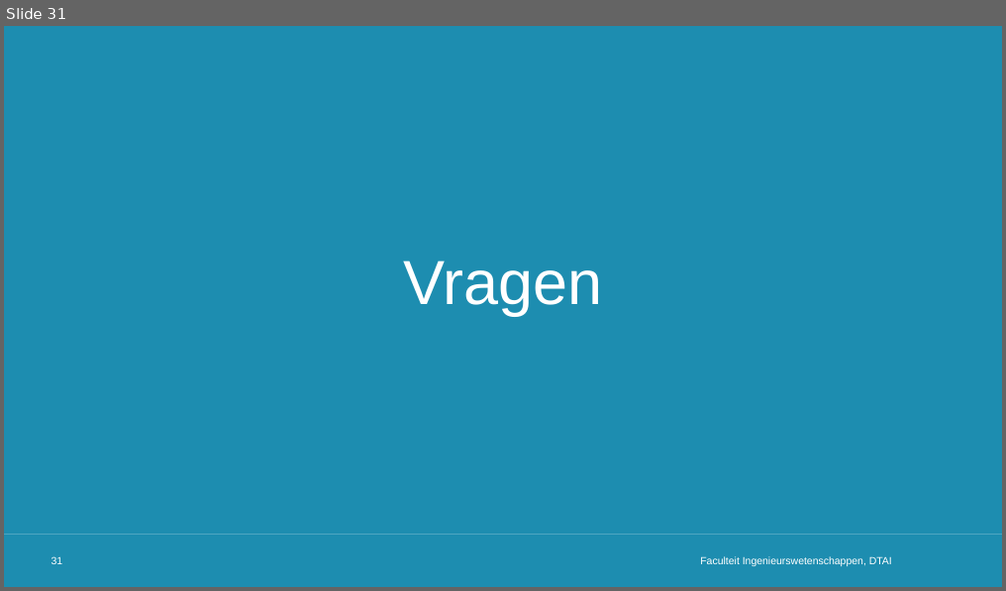
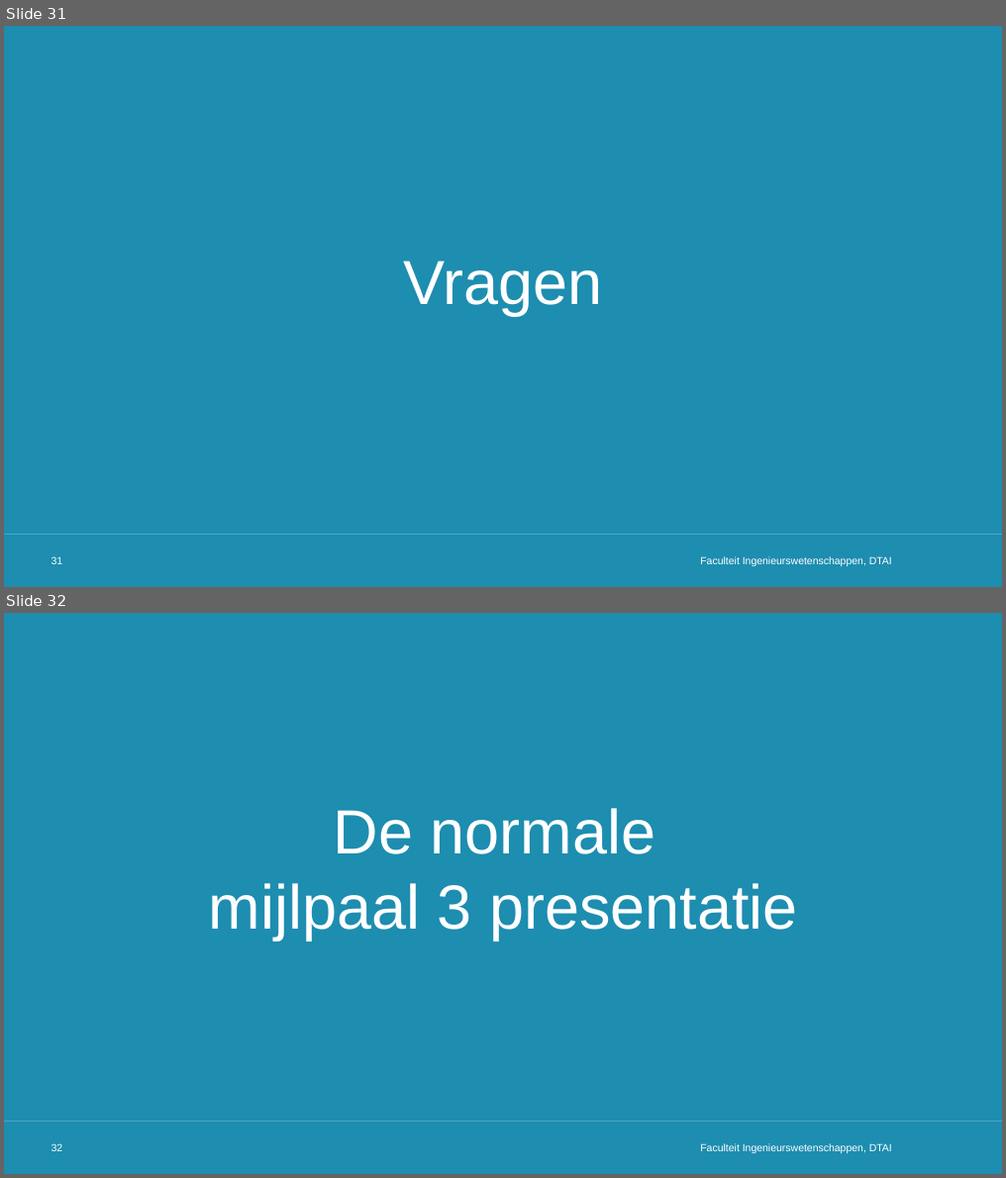
Before and after one commit to rubenkindt/Masterproef-paper-RubenKindt, a slide deck: Milestones/M3 december presentation/M3.pptx. Shown one above the other, each under a label of ours: slide 31 before the commit, slides 31 and 32 after it. The pictures are 1006x591 and 1006x1178 pixels, drawn with LibreOffice and Linux fonts; fonts in the diff are those of the drawing; background and template pictures are left out. Boxes give left, top, right and bottom in pixels: in the first picture for what was removed or moved away, otherwise in the second. Text is boxed around its words. In the diff, an @@ line names an element or a change of style, - is before the commit and + after.

```diff
--- a/Milestones/M3 december presentation/M3.pptx
+++ b/Milestones/M3 december presentation/M3.pptx
@@ slide 32 added at (4, 613, 1002, 1174), background #FFFFFF; not listed: 2 template elements that a slide beside it also shows @@
@@ title added at (209, 808, 798, 941), 60 pt, text #FFFFFF @@
+De normale
+mijlpaal 3 presentatie
@@ page number added at (52, 1144, 63, 1152), 10 pt, text #FFFFFF @@
+32
@@ text added at (700, 1144, 892, 1154), 10 pt, text #FFFFFF @@
+Faculteit Ingenieurswetenschappen, DTAI
```
Also in this commit, not shown: 10 slides changed, 6 other slides added, 1 other file.
